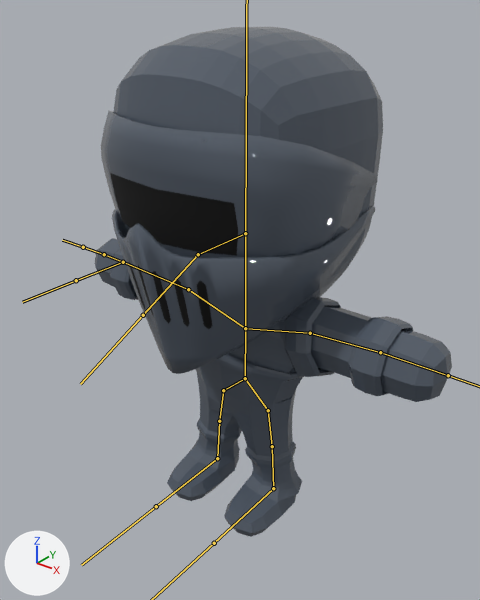
The FBX model Assets/FBX/Player/KnightDungeonCrawler.fbx, before and after one commit.
One viewpoint serves both versions: a 50 mm lens placed at (1.039, -1.324, 1.491), pointed at (0.023, -0.054, 0.704). Every picture has the same lights, and +X, +Y and +Z are marked at lower left. The bones that bend it are drawn over the model as lines.

Objects in the first picture: 'Armor', 'Body'.
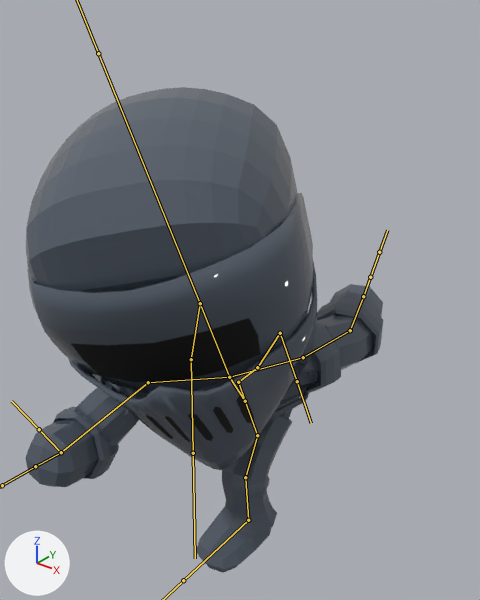
The newer file adds an action. The first version stands in its rest pose; the second is drawn at frame 30 of the action 'Run'.

Location of each change, (x1, y1, x2, y2) in pixels of the pictures (480 x 600 px):
'Armor', posed: before (95, 27, 452, 499); after (25, 87, 383, 533)
'Body', posed: before (167, 439, 297, 537); after (74, 316, 330, 573)
bone 'Bone', root to tip: before (245, 378) to (245, 328); after (245, 401) to (229, 377)
bone 'Bone.001', root to tip: before (245, 328) to (245, 233); after (229, 377) to (200, 303)
bone 'Bone.006.L', root to tip: before (310, 333) to (380, 352); after (303, 357) to (350, 330)
bone 'Bone.007.L', root to tip: before (380, 352) to (448, 375); after (350, 330) to (363, 296)
bone 'Bone.005.R', root to tip: before (245, 328) to (188, 289); after (229, 377) to (148, 382)
bone 'Bone.006.R', root to tip: before (188, 289) to (123, 262); after (148, 382) to (61, 452)
bone 'Bone.007.R', root to tip: before (123, 262) to (104, 254); after (61, 452) to (35, 466)
bone 'Bone.009.L', root to tip: before (245, 378) to (268, 410); after (245, 401) to (257, 435)
bone 'Bone.011.L', root to tip: before (272, 446) to (273, 488); after (245, 477) to (248, 520)
bone 'Bone.009.R', root to tip: before (245, 378) to (223, 390); after (245, 401) to (238, 382)
bone 'Bone.011.R', root to tip: before (219, 421) to (217, 458); after (257, 367) to (280, 333)

The edits, one by one:
Bone 'Bone' (bone_bone) moves from (0.0, 0.0, 0.0) to (0.0, -0.47, 0.0).
Bone 'Bone' (bone_bone) turns from (0, 0, 0) to (40, 30, 15) degrees about its own x, y and z.
Bone 'Bone.001' (bone_bone_001) turns from (0, 0, 0) to (-15, 0, 0) degrees about its own x, y and z.
Bone 'Bone.006.L' (bone_bone_006_l) turns from (0, 0, 0) to (-40, 19, -61) degrees about its own x, y and z.
Bone 'Bone.007.L' (bone_bone_007_l) turns from (0, 0, 0) to (-19, 5, -16) degrees about its own x, y and z.
Bone 'Bone.005.R' (bone_bone_005_r) turns from (0, 0, 0) to (7, 2, -6) degrees about its own x, y and z.
Bone 'Bone.005.R' (bone_bone_005_r) is rescaled from (1.0, 1.0, 1.0) to (1.01, 1.01, 1.0).
Bone 'Bone.006.R' (bone_bone_006_r) turns from (0, 0, 0) to (81, 56, 80) degrees about its own x, y and z.
Bone 'Bone.007.R' (bone_bone_007_r) turns from (0, 0, 0) to (44, 12, 20) degrees about its own x, y and z.
Bone 'Bone.009.L' (bone_bone_009_l) moves from (0.0, 0.0, 0.0) to (0.0, 0.31, -0.35).
Bone 'Bone.009.L' (bone_bone_009_l) turns from (0, 0, 0) to (8, -29, -29) degrees about its own x, y and z.
Bone 'Bone.011.L' (bone_bone_011_l) turns from (0, 0, 0) to (1, 3, 40) degrees about its own x, y and z.
Bone 'Bone.009.R' (bone_bone_009_r) moves from (0.0, 0.0, 0.0) to (0.0, 0.31, -0.35).
Bone 'Bone.009.R' (bone_bone_009_r) turns from (0, 0, 0) to (43, -48, -83) degrees about its own x, y and z.
Bone 'Bone.011.R' (bone_bone_011_r) turns from (0, 0, 0) to (1, -2, -30) degrees about its own x, y and z.
